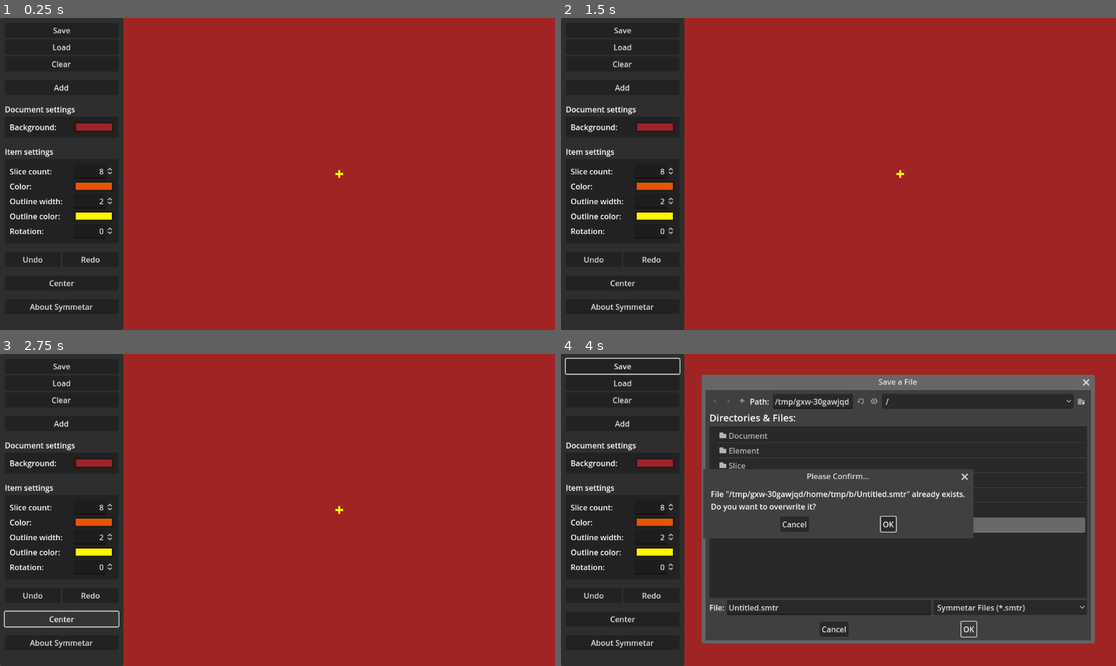
Above: before the commit, frames 1-4 (two rows, left to right).
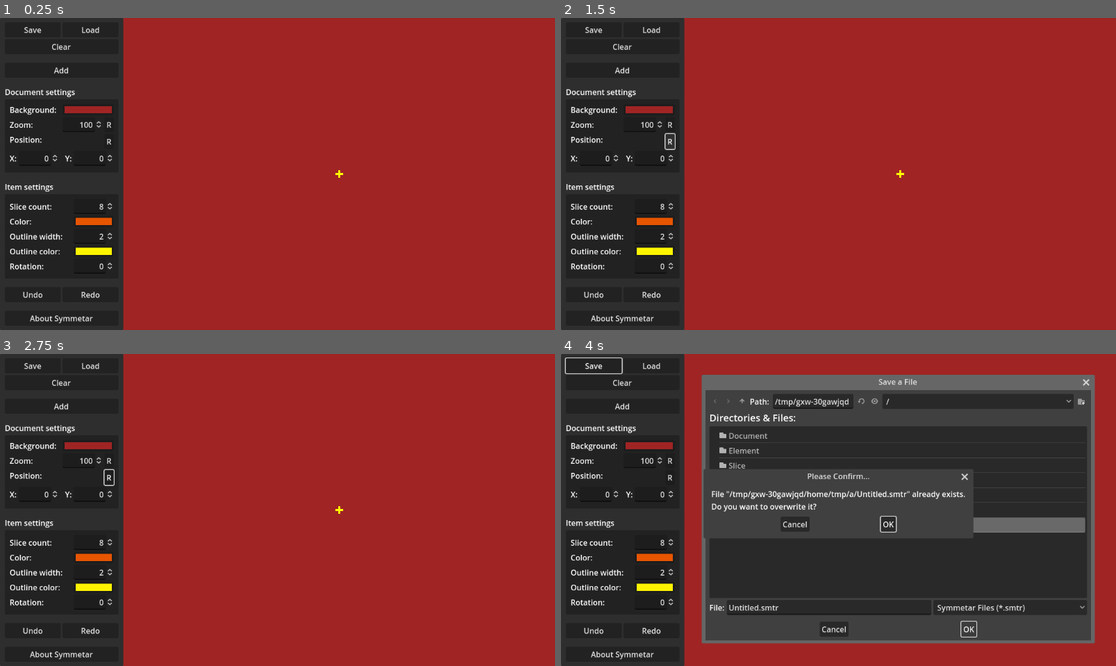
Above: after the commit, the same moments.

Repository: zoeesilcock/symmetar
Game: Godot game, scene res://Main.tscn
Same seed, same stepped clock (60 frames per second), same inputs: the game is played once before the commit and once after it.
Inputs (mouse positions are in pixels of both pictures, inside the frame that each line leads up to):
- Up to frame 1 (0.25 s): no input
- Up to frame 2 (1.5 s): click (672, 124) at 0.5 s, where only the run after the commit has a clickable "R"; click (672, 142) at 1.25 s, where only the run after the commit has a clickable "R"
- Up to frame 3 (2.75 s): click (61, 619) at 2 s, where only the run before the commit has a clickable "Center"
- Up to frame 4 (4 s): click "Save" at 2.75 s; click "OK" at 3.5 s

The runs differ from the first frame. In frame 1, 3.2% of the frame differs, in the area x 0-21%, y 2-98%; in frame 2, 3.3%; in frame 3, 3.5%; in frame 4, 4.2%, in the area x 0-73%, y 1-98%.

Commit message:
Build the UI for the zoom and pan settings

Diff:
--- a/UI/UI.gd
+++ b/UI/UI.gd
@@ -197,6 +197,12 @@
 	ui_state.background_color_picker_visible = background_color_input.get_popup().visible
 	world.undo_manager.register_diff()
 
+func _on_reset_zoom_button_pressed() -> void:
+	pass
+
+func _on_reset_position_button_pressed() -> void:
+	world.main_camera.reset_to_center()
+
 func _on_slice_color_changed(value : Color) -> void:
 	if ui_state.selected_element_index >= 0:
 		var element_state : ElementState = world.document.get_element_state(ui_state.selected_element_index)
@@ -247,9 +253,6 @@
 	world.undo_manager.redo()
 	_update_edit_form()
 
-func _on_center_button_pressed() -> void:
-	world.main_camera.reset_to_center()
-
 func _on_about_button_pressed() -> void:
 	about_dialog.show()
 #endregion
--- a/UI/UI.tscn
+++ b/UI/UI.tscn
@@ -15,9 +15,9 @@
 grow_vertical = 2
 script = ExtResource("1_nhcn2")
 ui_state = ExtResource("2_ot8s7")
-save_button = NodePath("Panel/MarginContainer/VBoxContainer/SaveButton")
+save_button = NodePath("Panel/MarginContainer/VBoxContainer/HBoxContainer/SaveButton")
 file_dialog = NodePath("FileDialog")
-background_color_input = NodePath("Panel/MarginContainer/VBoxContainer/EditDocumentContainer/MarginContainer/GridContainer/BackgroundColorPickerButton")
+background_color_input = NodePath("Panel/MarginContainer/VBoxContainer/EditDocumentContainer/MarginContainer/VBoxContainer/GridContainer/BackgroundColorPickerButton")
 slice_count_input = NodePath("Panel/MarginContainer/VBoxContainer/EditItemContainer/MarginContainer/GridContainer/CountInput")
 slice_color_input = NodePath("Panel/MarginContainer/VBoxContainer/EditItemContainer/MarginContainer/GridContainer/ColorPickerButton")
 slice_outline_width_input = NodePath("Panel/MarginContainer/VBoxContainer/EditItemContainer/MarginContainer/GridContainer/OutlineWidthInput")
@@ -46,12 +46,17 @@
 layout_mode = 2
 theme = SubResource("Theme_uuqi3")
 
-[node name="SaveButton" type="Button" parent="Panel/MarginContainer/VBoxContainer"]
-layout_mode = 2
+[node name="HBoxContainer" type="HBoxContainer" parent="Panel/MarginContainer/VBoxContainer"]
+layout_mode = 2
+
+[node name="SaveButton" type="Button" parent="Panel/MarginContainer/VBoxContainer/HBoxContainer"]
+layout_mode = 2
+size_flags_horizontal = 3
 text = "Save"
 
-[node name="LoadButton" type="Button" parent="Panel/MarginContainer/VBoxContainer"]
-layout_mode = 2
+[node name="LoadButton" type="Button" parent="Panel/MarginContainer/VBoxContainer/HBoxContainer"]
+layout_mode = 2
+size_flags_horizontal = 3
 text = "Load"
 
 [node name="ClearButton" type="Button" parent="Panel/MarginContainer/VBoxContainer"]
@@ -80,20 +85,93 @@
 [node name="MarginContainer" type="MarginContainer" parent="Panel/MarginContainer/VBoxContainer/EditDocumentContainer"]
 layout_mode = 2
 
-[node name="GridContainer" type="GridContainer" parent="Panel/MarginContainer/VBoxContainer/EditDocumentContainer/MarginContainer"]
+[node name="VBoxContainer" type="VBoxContainer" parent="Panel/MarginContainer/VBoxContainer/EditDocumentContainer/MarginContainer"]
+layout_mode = 2
+
+[node name="GridContainer" type="GridContainer" parent="Panel/MarginContainer/VBoxContainer/EditDocumentContainer/MarginContainer/VBoxContainer"]
 layout_mode = 2
 columns = 2
 
-[node name="BackgroundColorLabel" type="Label" parent="Panel/MarginContainer/VBoxContainer/EditDocumentContainer/MarginContainer/GridContainer"]
+[node name="BackgroundColorLabel" type="Label" parent="Panel/MarginContainer/VBoxContainer/EditDocumentContainer/MarginContainer/VBoxContainer/GridContainer"]
 layout_mode = 2
 size_flags_horizontal = 3
 text = "Background:"
 
-[node name="BackgroundColorPickerButton" type="ColorPickerButton" parent="Panel/MarginContainer/VBoxContainer/EditDocumentContainer/MarginContainer/GridContainer"]
+[node name="BackgroundColorPickerButton" type="ColorPickerButton" parent="Panel/MarginContainer/VBoxContainer/EditDocumentContainer/MarginContainer/VBoxContainer/GridContainer"]
 custom_minimum_size = Vector2(82, 0)
 layout_mode = 2
 focus_mode = 0
 color = Color(0.627451, 0.141176, 0.141176, 1)
+
+[node name="ZoomLabel" type="Label" parent="Panel/MarginContainer/VBoxContainer/EditDocumentContainer/MarginContainer/VBoxContainer/GridContainer"]
+layout_mode = 2
+size_flags_horizontal = 3
+text = "Zoom:"
+
+[node name="ZoomInputContainer" type="HBoxContainer" parent="Panel/MarginContainer/VBoxContainer/EditDocumentContainer/MarginContainer/VBoxContainer/GridContainer"]
+layout_mode = 2
+
+[node name="ZoomInput" type="SpinBox" parent="Panel/MarginContainer/VBoxContainer/EditDocumentContainer/MarginContainer/VBoxContainer/GridContainer/ZoomInputContainer"]
+layout_mode = 2
+max_value = 360.0
+value = 100.0
+alignment = 2
+update_on_text_changed = true
+select_all_on_focus = true
+
+[node name="ResetZoomButton" type="Button" parent="Panel/MarginContainer/VBoxContainer/EditDocumentContainer/MarginContainer/VBoxContainer/GridContainer/ZoomInputContainer"]
+layout_mode = 2
+text = "R"
+
+[node name="PositionLabel" type="Label" parent="Panel/MarginContainer/VBoxContainer/EditDocumentContainer/MarginContainer/VBoxContainer/GridContainer"]
+layout_mode = 2
+size_flags_horizontal = 3
+size_flags_vertical = 0
+text = "Position:"
+
+[node name="PositionResetContainer" type="HBoxContainer" parent="Panel/MarginContainer/VBoxContainer/EditDocumentContainer/MarginContainer/VBoxContainer/GridContainer"]
+layout_mode = 2
+
+[node name="Space" type="Control" parent="Panel/MarginContainer/VBoxContainer/EditDocumentContainer/MarginContainer/VBoxContainer/GridContainer/PositionResetContainer"]
+layout_mode = 2
+size_flags_horizontal = 3
+
+[node name="ResetPositionButton" type="Button" parent="Panel/MarginContainer/VBoxContainer/EditDocumentContainer/MarginContainer/VBoxContainer/GridContainer/PositionResetContainer"]
+layout_mode = 2
+text = "R"
+
+[node name="XContainer" type="HBoxContainer" parent="Panel/MarginContainer/VBoxContainer/EditDocumentContainer/MarginContainer/VBoxContainer/GridContainer"]
+layout_mode = 2
+
+[node name="XLabel" type="Label" parent="Panel/MarginContainer/VBoxContainer/EditDocumentContainer/MarginContainer/VBoxContainer/GridContainer/XContainer"]
+layout_mode = 2
+text = "X:"
+
+[node name="XInput" type="SpinBox" parent="Panel/MarginContainer/VBoxContainer/EditDocumentContainer/MarginContainer/VBoxContainer/GridContainer/XContainer"]
+layout_mode = 2
+max_value = 360.0
+alignment = 2
+update_on_text_changed = true
+select_all_on_focus = true
+
+[node name="YContainer" type="HBoxContainer" parent="Panel/MarginContainer/VBoxContainer/EditDocumentContainer/MarginContainer/VBoxContainer/GridContainer"]
+layout_mode = 2
+size_flags_horizontal = 8
+
+[node name="YLabel" type="Label" parent="Panel/MarginContainer/VBoxContainer/EditDocumentContainer/MarginContainer/VBoxContainer/GridContainer/YContainer"]
+layout_mode = 2
+text = "Y:"
+
+[node name="YInput" type="SpinBox" parent="Panel/MarginContainer/VBoxContainer/EditDocumentContainer/MarginContainer/VBoxContainer/GridContainer/YContainer"]
+layout_mode = 2
+max_value = 360.0
+alignment = 2
+update_on_text_changed = true
+select_all_on_focus = true
+
+[node name="HBoxContainer" type="VBoxContainer" parent="Panel/MarginContainer/VBoxContainer/EditDocumentContainer/MarginContainer/VBoxContainer"]
+layout_mode = 2
+size_flags_vertical = 3
 
 [node name="Space3" type="Control" parent="Panel/MarginContainer/VBoxContainer"]
 custom_minimum_size = Vector2(0, 10)
@@ -188,14 +266,6 @@
 "
 
 [node name="Space5" type="Control" parent="Panel/MarginContainer/VBoxContainer"]
-custom_minimum_size = Vector2(0, 10)
-layout_mode = 2
-
-[node name="CenterButton" type="Button" parent="Panel/MarginContainer/VBoxContainer"]
-layout_mode = 2
-text = "Center	"
-
-[node name="Space6" type="Control" parent="Panel/MarginContainer/VBoxContainer"]
 custom_minimum_size = Vector2(0, 10)
 layout_mode = 2
 
@@ -211,15 +281,16 @@
 [node name="AboutDialog" parent="." instance=ExtResource("4_dj2o0")]
 visible = false
 
-[connection signal="pressed" from="Panel/MarginContainer/VBoxContainer/SaveButton" to="." method="_on_save_button_pressed"]
-[connection signal="pressed" from="Panel/MarginContainer/VBoxContainer/LoadButton" to="." method="_on_load_button_pressed"]
+[connection signal="pressed" from="Panel/MarginContainer/VBoxContainer/HBoxContainer/SaveButton" to="." method="_on_save_button_pressed"]
+[connection signal="pressed" from="Panel/MarginContainer/VBoxContainer/HBoxContainer/LoadButton" to="." method="_on_load_button_pressed"]
 [connection signal="pressed" from="Panel/MarginContainer/VBoxContainer/ClearButton" to="." method="_on_clear_button_pressed"]
 [connection signal="pressed" from="Panel/MarginContainer/VBoxContainer/AddButton" to="." method="_on_add_button_pressed"]
+[connection signal="pressed" from="Panel/MarginContainer/VBoxContainer/EditDocumentContainer/MarginContainer/VBoxContainer/GridContainer/ZoomInputContainer/ResetZoomButton" to="." method="_on_reset_zoom_button_pressed"]
+[connection signal="pressed" from="Panel/MarginContainer/VBoxContainer/EditDocumentContainer/MarginContainer/VBoxContainer/GridContainer/PositionResetContainer/ResetPositionButton" to="." method="_on_reset_position_button_pressed"]
 [connection signal="value_changed" from="Panel/MarginContainer/VBoxContainer/EditItemContainer/MarginContainer/GridContainer/CountInput" to="." method="_on_slice_count_changed"]
 [connection signal="value_changed" from="Panel/MarginContainer/VBoxContainer/EditItemContainer/MarginContainer/GridContainer/OutlineWidthInput" to="." method="_on_slice_outline_width_changed"]
 [connection signal="value_changed" from="Panel/MarginContainer/VBoxContainer/EditItemContainer/MarginContainer/GridContainer/RotationInput" to="." method="_on_slice_rotation_changed"]
 [connection signal="pressed" from="Panel/MarginContainer/VBoxContainer/UndoContainer/UndoButton" to="." method="_on_undo_button_pressed"]
 [connection signal="pressed" from="Panel/MarginContainer/VBoxContainer/UndoContainer/RedoButton" to="." method="_on_redo_button_pressed"]
-[connection signal="pressed" from="Panel/MarginContainer/VBoxContainer/CenterButton" to="." method="_on_center_button_pressed"]
 [connection signal="pressed" from="Panel/MarginContainer/VBoxContainer/AboutButton" to="." method="_on_about_button_pressed"]
 [connection signal="file_selected" from="FileDialog" to="." method="_on_file_selected"]
